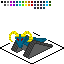
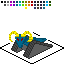
Layered file, before and after one edit (64x64). Changes by layer:
painted on "colors" over [25, 1, 45, 9]
painted on "floor" over [34, 7, 45, 9]
